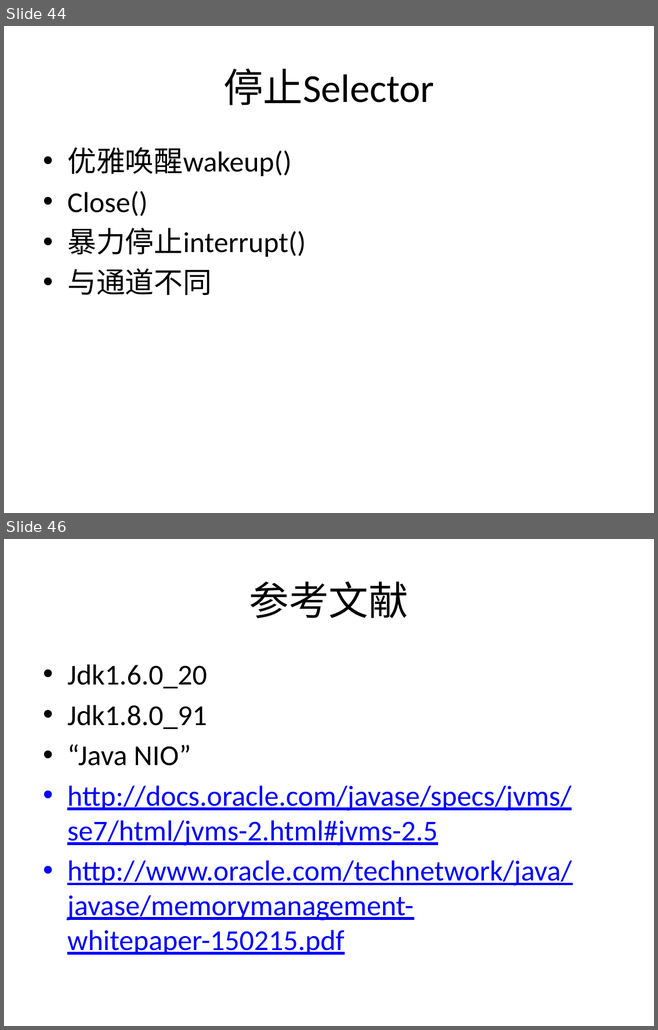
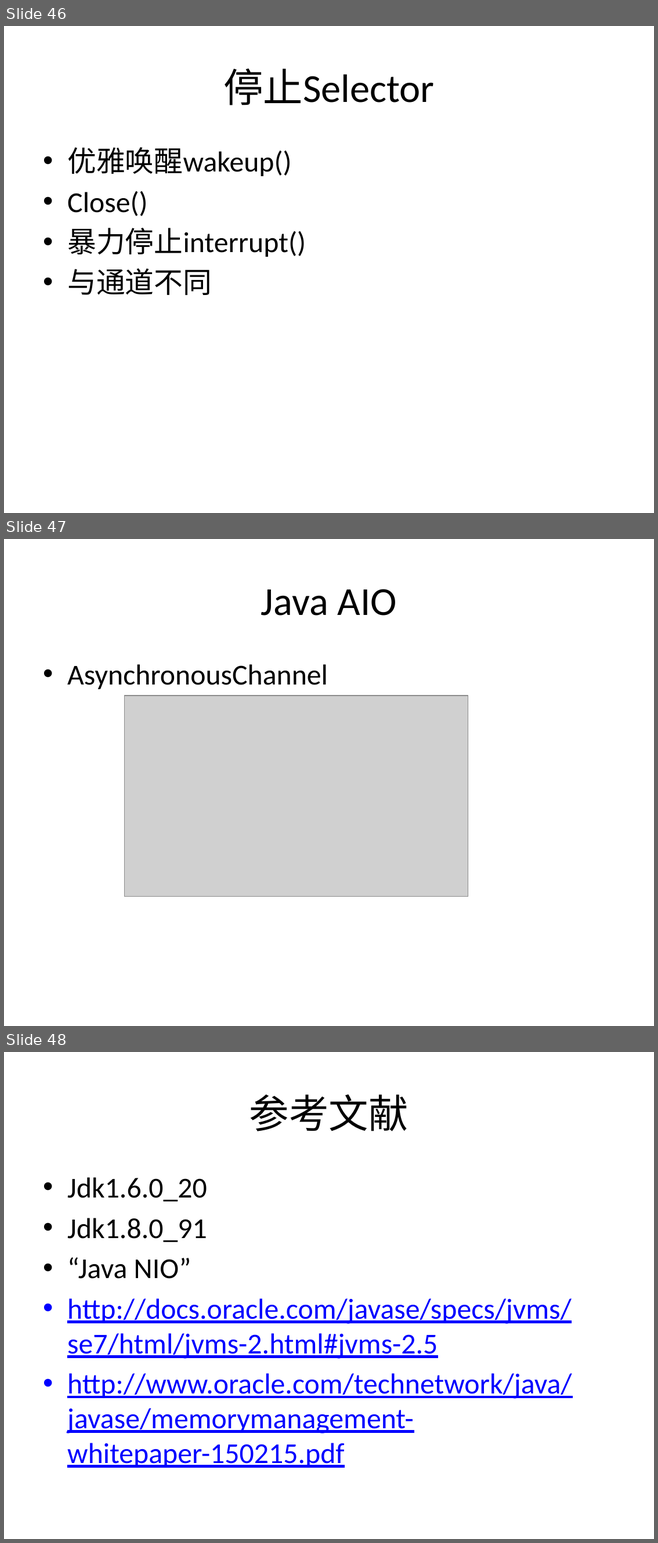
Before and after one commit to guhanjie/Knowledge-sharing, a slide deck: 扒一扒Java IO那些事儿.pptx. Shown one above the other, each under a label of ours: slides 44 and 46 before the commit, slides 46, 47 and 48 after it; the slides between them are not shown. The pictures are 658x1030 and 658x1543 pixels, drawn with LibreOffice and Linux fonts; fonts in the diff are those of the drawing; grey boxes stand for pictures. Boxes give left, top, right and bottom in pixels: in the first picture for what was removed or moved away, otherwise in the second. Text is boxed around its words. In the diff, an @@ line names an element or a change of style, - is before the commit and + after.

Commit message:
updata java io

```diff
--- a/扒一扒Java IO那些事儿.pptx
+++ b/扒一扒Java IO那些事儿.pptx
@@ slide 47 added at [4,539,654,1026], background #FFFFFF @@
@@ title added at [261,589,397,616], 44 pt, text #000000 @@
+Java AIO
@@ text added at [67,664,328,689], 32 pt, text #000000 @@
+• AsynchronousChannel
@@ picture added at [124,696,468,896] @@
@@ what was slide 44 is now slide 46 @@
@@ what was slide 46 is now slide 48 @@
```
Also in this commit, not shown: 4 slides changed, 2 other slides added, 1 slide removed.
